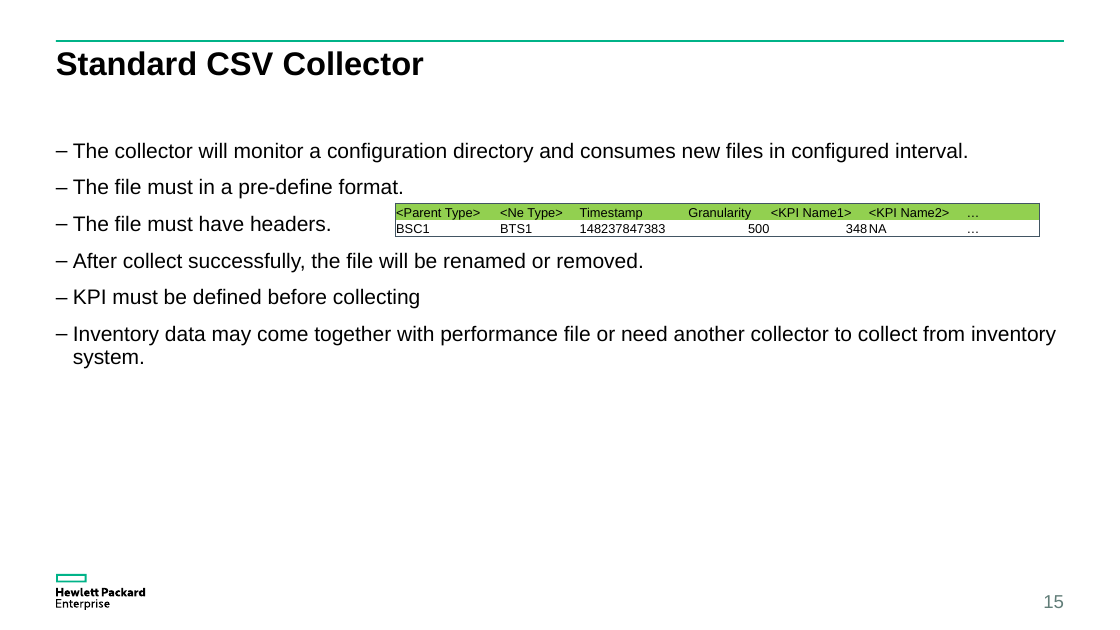
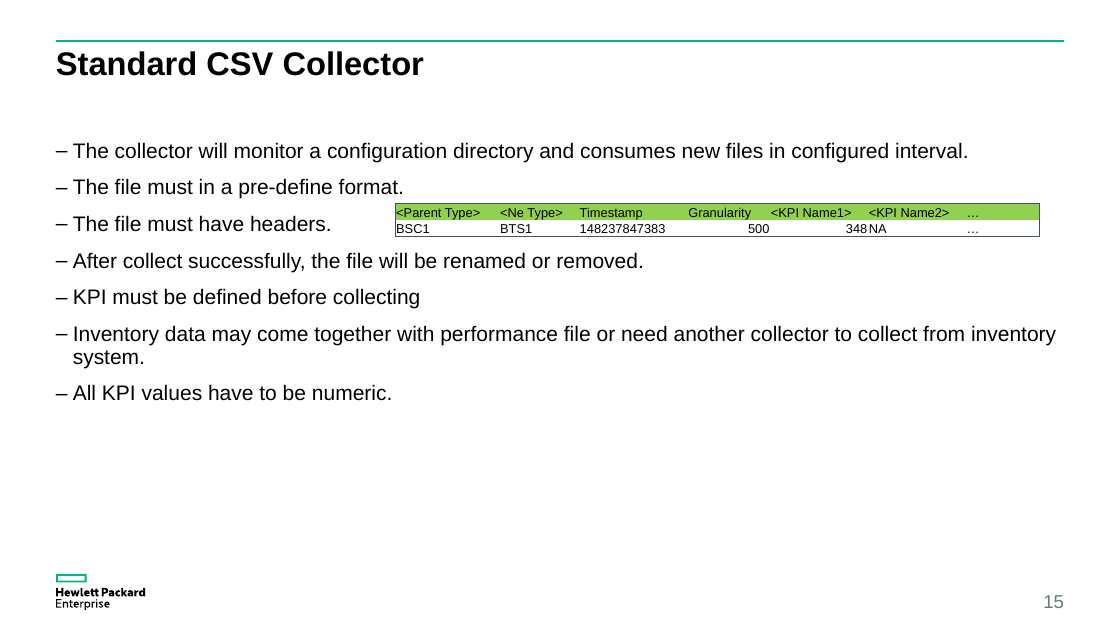
Before and after one commit to yzgang76/MPM, a slide deck: slide 15 of doc/OSSP V2.pptx. Drawn at 1120x630 pixels with LibreOffice and Linux fonts; fonts in the diff are those of the drawing. Boxes give left, top, right and bottom in pixels: in the first picture for what was removed or moved away, otherwise in the second. Text is boxed around its words. In the diff, an @@ line names an element or a change of style, - is before the commit and + after.

```diff
--- a/doc/OSSP V2.pptx
+++ b/doc/OSSP V2.pptx
@@ text at (73, 384, 392, 401): paragraph added @@
+– All KPI values have to be numeric.
```
Also in this commit, not shown: 5 other files.
